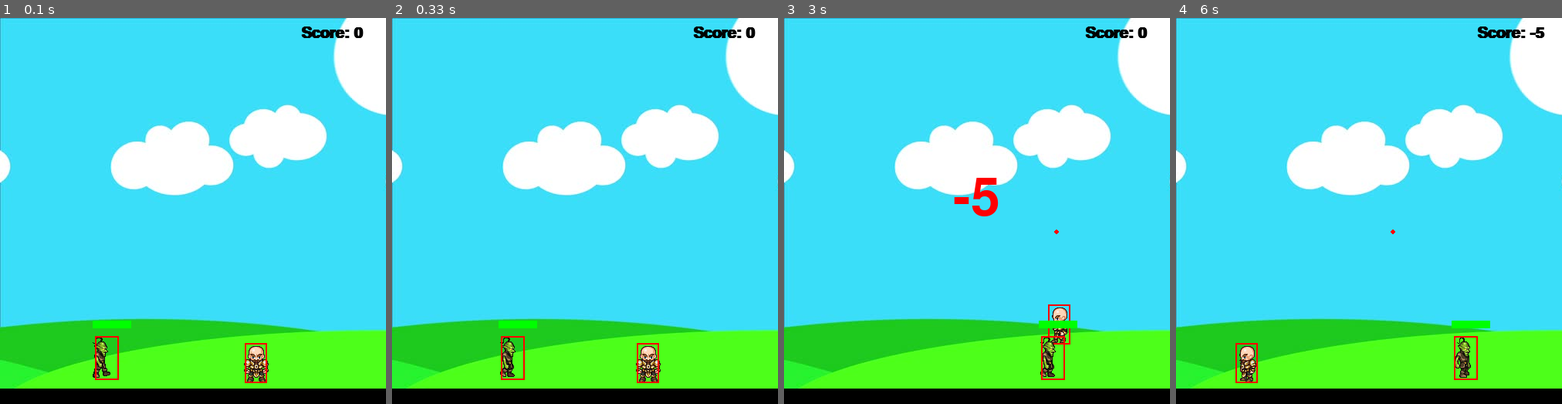
Above: before the commit, frames 1-4 (left to right).
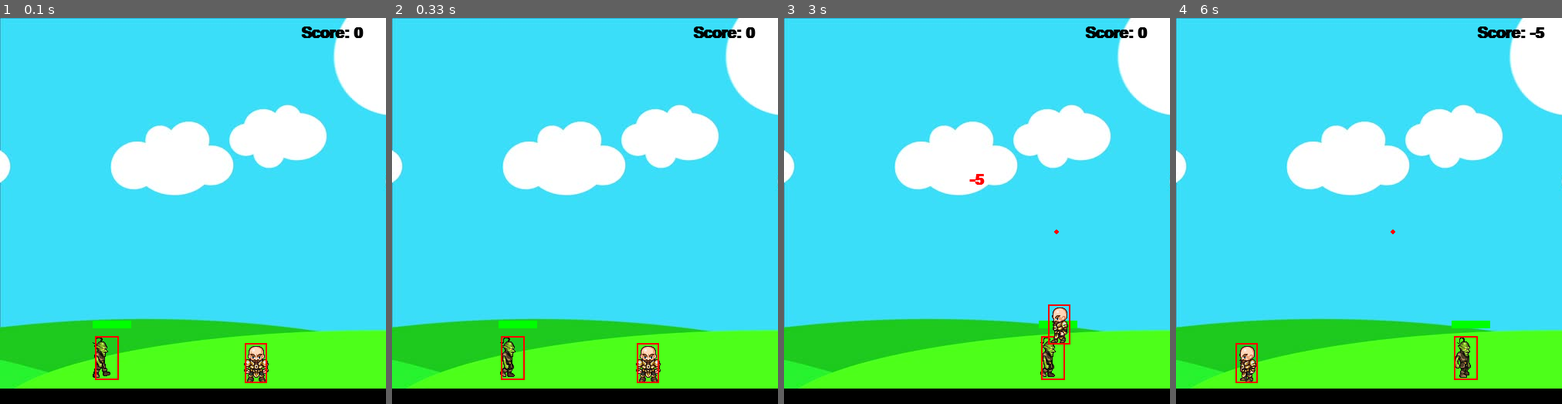
Above: after the commit, the same moments.

Repository: echodiv/pygame_2d_platformer
Game: pygame game, started from main.py
Two runs of this game, one before a commit and one after it. Both use one fixed random seed, a clock stepped at 60 frames per second and the inputs below.
Inputs:
- Up to frame 1 (0.1 s): no input
- Up to frame 2 (0.33 s): no input
- Up to frame 3 (3 s): hold F 0.33-0.8 s; hold Right 0.33-0.8 s; hold Right 0.83-1.3 s; tap Space at 0.9, 1.2, 1.4, 1.7, 1.9, 2.2, 2.47, 2.77 s; tap F at 0.98, 2.55 s; hold Right 1.33-1.8 s; hold Left 1.83-2.37 s; hold Left 2.4-2.8 s
- Up to frame 4 (6 s): no input

Frames 1-2 are identical in both runs. In frame 3, 0.6% of the frame differs, in the area x 44-75%, y 40-85%; in frame 4, nothing differs.

Commit message:
refactoring part one

Diff:
--- /dev/null
+++ b/Collision.py
@@ -0,0 +1,18 @@
+
+def shoot_in_enemy_collision(bullet, enemy):
+    if bullet.y - bullet.radius < enemy.hitbox[1] + enemy.hitbox[3] \
+            and bullet.y + bullet.radius > enemy.hitbox[1]:
+        if bullet.x + bullet.radius > enemy.hitbox[0] \
+                and bullet.x - bullet.radius < enemy.hitbox[0] + enemy.hitbox[2]:
+            enemy.hit()
+            return True
+    return False
+
+
+def enemy_attack_collision(enemy, hero):
+    if hero.hitbox[1] < enemy.hitbox[1] + enemy.hitbox[3] \
+        and hero.hitbox[1] + hero.hitbox[3] > enemy.hitbox[1]:
+        if hero.hitbox[0] + hero.hitbox[2] > enemy.hitbox[0] \
+            and hero.hitbox[0] < enemy.hitbox[0] + enemy.hitbox[2]:
+                return True
+    return False
--- a/Emeny.py
+++ b/Enemy.py
@@ -1,7 +1,7 @@
 import pygame
 
 
-class Emeny(object):
+class Enemy(object):
     def __init__(self, x, y, width, height, end):
         self.x = x
         self.y = y
--- /dev/null
+++ b/GameExceptions.py
@@ -0,0 +1,9 @@
+
+class EnemyNotFoundError(Exception):
+    def __init__(self):
+        super().__init__("Emeny not found")
+
+
+class BulletNotFoundError(Exception):
+    def __init__(self):
+        super().__init__("Hero not found")
--- /dev/null
+++ b/Map.py
@@ -0,0 +1,53 @@
+import pygame
+from GameExceptions import EnemyNotFoundError, BulletNotFoundError
+
+class Map(object):
+    def __init__(self, x: int, y: int):
+        self.background = pygame.image.load('./img/bg.jpg')
+        self.font = pygame.font.SysFont('comicsans', 30, True)
+        self.x = x
+        self.y = y
+        self.emenies = []
+        self.hero = None
+        self.bullets = []
+
+    def load(self):
+        pygame.display.set_caption("Main Game")
+        music = pygame.mixer.music.load('./mic/main.mp3')
+        pygame.mixer.music.play(-1)
+
+    def add_hero(self, hero):
+        self.hero = hero
+
+    def add_enemy(self, enemy):
+        self.emenies.append(enemy)
+
+    def add_bullet(self, bulet):
+        self.bullets.append(bulet)
+
+    def remove_enemy(self, enemy):
+        try:
+            self.emenies.pop(self.emenies.index(enemy))
+        except IndexError:
+            raise EnemyNotFoundError
+
+    def remove_bullet(self, enemy):
+        try:
+            self.bullets.pop(self.bullets.index(enemy))
+        except IndexError:
+            raise BulletNotFoundError
+
+    def draw(self, window):
+        window.blit(self.background, (0, 0))
+        text = self.font.render('Score: {}'.format(self.hero.score), 1, (0, 0, 0))
+        window.blit(text, (390, 10))
+
+        if self.emenies:
+            for enemy in self.emenies:
+                enemy.draw(window)
+        if self.bullets:
+            for bullet in self.bullets:
+                bullet.draw(window)
+        if self.hero:
+            self.hero.draw(window)
+        pygame.display.update()
--- /dev/null
+++ b/Messages.py
@@ -0,0 +1,4 @@
+# class Messages():
+#     def lose_points(self):
+        # text = font.render('-5', 1, (255, 0, 0))
+        # window.blit(text, (250 - (text.get_width() / 2), 200))
--- a/Player.py
+++ b/Player.py
@@ -6,6 +6,7 @@
         self.x: int = x
         self.y: int = y
         self.vel: int = 5
+        self.score: int = 0
         self.width: int = width
         self.height: int = height
         self.walk_count: int = 0
@@ -41,15 +42,13 @@
         self.hitbox = (self.x + 17, self.y + 11, 29, 52)
         pygame.draw.rect(window, (255,0,0), self.hitbox, 2)
 
-    def hit(self, window):
+    def hit(self):
         self.is_jump = False
         self.jump_count = 0
         self.x = 60
         self.y = 410
         self.walk_count = 0
         font = pygame.font.SysFont('comicsans', 100)
-        text = font.render('-5', 1, (255,0,0))
-        window.blit(text, (250 - (text.get_width()/2), 200))
         pygame.display.update()
         i = 0
         while i < 300:
--- a/main.py
+++ b/main.py
@@ -1,51 +1,26 @@
 import pygame
-from Emeny import Emeny
+from Collision import shoot_in_enemy_collision, enemy_attack_collision
+from Enemy import Enemy
 from Gun import Gun
 from Player import Player
+from Map import Map
 
 pygame.init()
 
 screen_size = (500, 500)
 window = pygame.display.set_mode(screen_size)
-
-pygame.display.set_caption("First Game")
-background = pygame.image.load('./img/bg.jpg')
 clock = pygame.time.Clock()
 
 run = True
-music = pygame.mixer.music.load('./mic/main.mp3')
-pygame.mixer.music.play(-1)
-
-score = 0
-bullets = []
-emenies = []
-font = pygame.font.SysFont('comicsans', 30, True)
-hero = Player(300, 410, 64, 64)
-emenies.append(Emeny(100, 410, 64, 64, 450))
+map = Map(0, 0)
+# map.load()
+map.add_enemy(Enemy(100, 410, 64, 64, 450))
+map.add_hero(Player(300, 410, 64, 64))
 shoot_loop = 0
-
-def redraw_game_window():
-    window.blit(background, (0,0))
-    text = font.render('Score: {}'.format(score), 1, (0,0,0))
-    window.blit(text, (390, 10))
-    hero.draw(window)
-    if emenies:
-        for emeny in emenies:
-            emeny.draw(window)
-    for bullet in bullets:
-        bullet.draw(window)
-    pygame.display.update()
 
 while run:
     clock.tick(27)
-    if emenies:
-        for emeny in emenies:
-            if hero.hitbox[1] < emeny.hitbox[1] + emeny.hitbox[3] \
-                    and hero.hitbox[1] + hero.hitbox[3] > emeny.hitbox[1]:
-                if hero.hitbox[0] + hero.hitbox[2] > emeny.hitbox[0] \
-                        and hero.hitbox[0] < emeny.hitbox[0] + emeny.hitbox[2]:
-                    hero.hit(window)
-                    score -= 5
+
     if shoot_loop > 0:
         shoot_loop += 1
     if shoot_loop > 3:
@@ -55,67 +30,69 @@
         if event.type == pygame.QUIT:
             run = False
 
-    for bullet in bullets:
-        if emenies:
-            for emeny in emenies:
-                if bullet.y - bullet.radius < emeny.hitbox[1] + emeny.hitbox[3] \
-                    and bullet.y + bullet.radius > emeny.hitbox[1]:
-                    if bullet.x + bullet.radius > emeny.hitbox[0] \
-                        and bullet.x - bullet.radius < emeny.hitbox[0] + emeny.hitbox[2]:
-                        emeny.hit()
-                        if not emeny.visible:
-                            emenies.pop(emenies.index(emeny))
-                        score += 1
-                        bullets.pop(bullets.index(bullet))
+    for bullet in map.bullets:
+        for enemy in map.emenies:
+            if not enemy.visible:
+                map.remove_enemy(enemy)
+            if shoot_in_enemy_collision(bullet, enemy):
+                map.hero.score += 1
+                map.remove_bullet(bullet)
         if bullet.x < 500 and bullet.x > 0:
             bullet.x += bullet.vel
         else:
-            bullets.pop(bullets.index(bullet))
+            map.remove_bullet(bullet)
+
+    for enemy in map.emenies:
+        if enemy_attack_collision(enemy, map.hero):
+            text = map.font.render('-5', 1, (255, 0, 0))
+            window.blit(text, (250 - (text.get_width() / 2), 200))
+            map.hero.score -= 5
+            map.hero.hit()
 
     keys = pygame.key.get_pressed()
 
     if keys[pygame.K_f] and shoot_loop == 0:
-        if hero.left:
+        if map.hero.left:
             facing = -1
         else:
             facing = 1
-        if len(bullets) < 5:
-            bullets.append(Gun(round(hero.x+hero.width//2),
-                               round(hero.y+hero.height//2),
+        if len(map.bullets) < 5:
+            map.add_bullet(Gun(round(map.hero.x+map.hero.width//2),
+                               round(map.hero.y+map.hero.height//2),
                                3, (255, 0, 0), facing))
         shoot_loop = 1
 
-    if keys[pygame.K_LEFT] and hero.x > hero.vel:
-        hero.left = True
-        hero.right = False
-        hero.x -= hero.vel
-        hero.standing = False
-    elif keys[pygame.K_RIGHT] and hero.x < screen_size[0] - hero.width - hero.vel:
-        hero.left = False
-        hero.right = True
-        hero.x += hero.vel
-        hero.standing = False
+    if keys[pygame.K_LEFT] and map.hero.x > map.hero.vel:
+        map.hero.left = True
+        map.hero.right = False
+        map.hero.x -= map.hero.vel
+        map.hero.standing = False
+    elif keys[pygame.K_RIGHT] and map.hero.x < screen_size[0] - map.hero.width - map.hero.vel:
+        map.hero.left = False
+        map.hero.right = True
+        map.hero.x += map.hero.vel
+        map.hero.standing = False
     else:
-        hero.standing = True
-        hero.walk_count = 0
+        map.hero.standing = True
+        map.hero.walk_count = 0
 
-    if not hero.is_jump:
+    if not map.hero.is_jump:
         if keys[pygame.K_SPACE]:
-            hero.is_jump = True
-            hero.right = False
-            hero.left = False
-            hero.walk_count = 0
+            map.hero.is_jump = True
+            map.hero.right = False
+            map.hero.left = False
+            map.hero.walk_count = 0
     else:
-        if hero.jump_count >= -10:
+        if map.hero.jump_count >= -10:
             neg = 1
-            if hero.jump_count < 0:
+            if map.hero.jump_count < 0:
                 neg = -1
-            hero.y -= neg *(hero.jump_count ** 2) * 0.5
-            hero.jump_count -= 1
+            map.hero.y -= neg *(map.hero.jump_count ** 2) * 0.5
+            map.hero.jump_count -= 1
         else:
-            hero.is_jump = False
-            hero.jump_count = 10
+            map.hero.is_jump = False
+            map.hero.jump_count = 10
 
-    redraw_game_window()
+    map.draw(window)
 
 pygame.quit()
